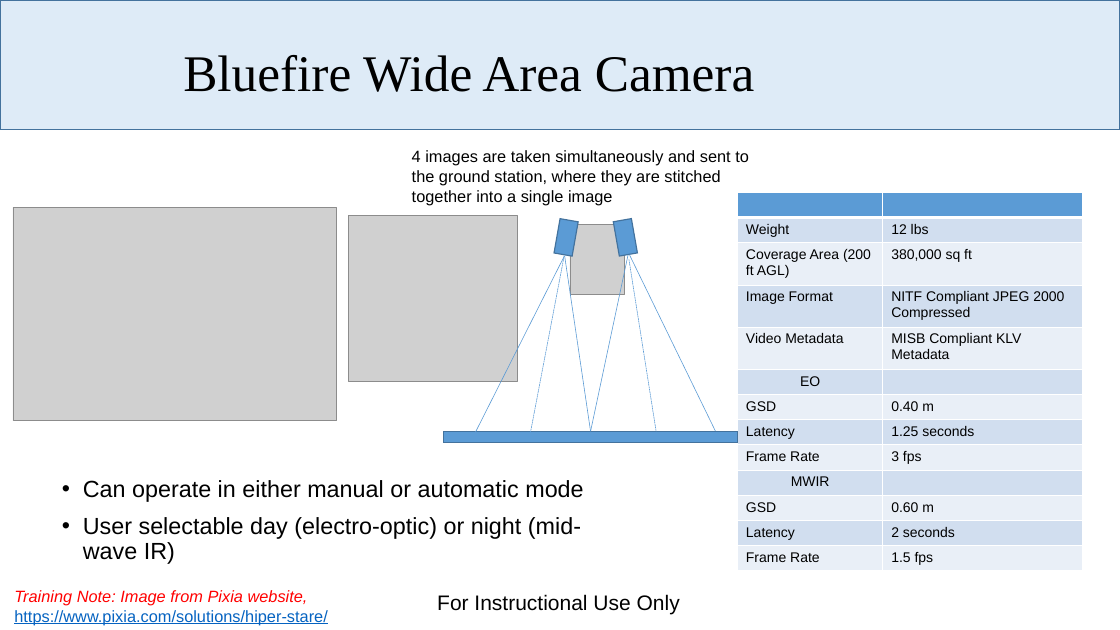
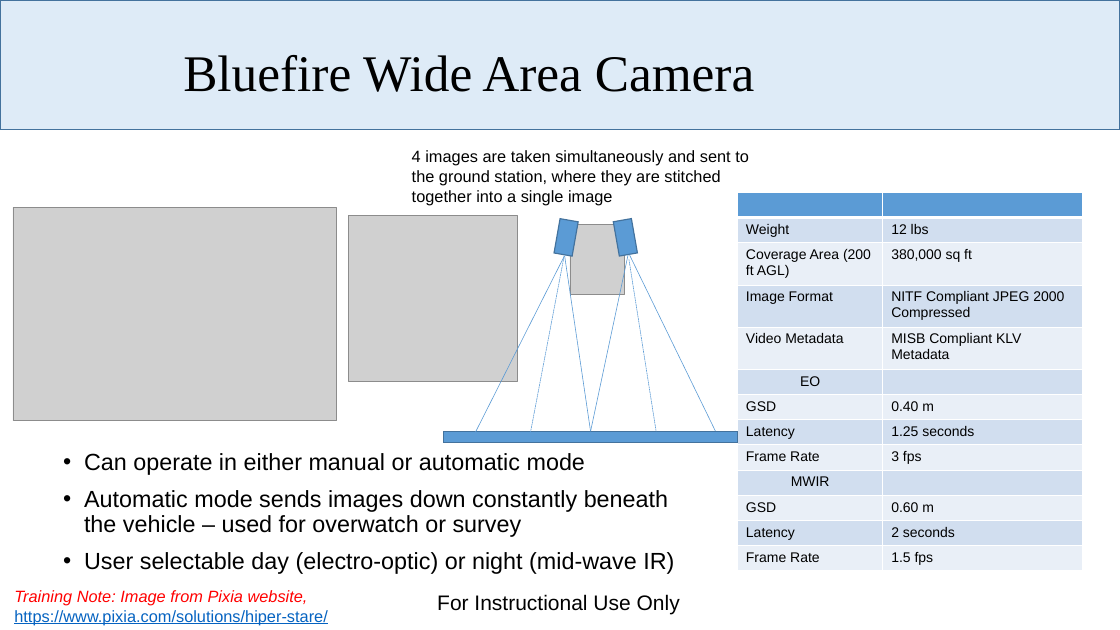
Before and after one commit to dabarrett/rqmtReviewer, a slide deck: slide 5 of Documents/Payloads Overview.pptx. Drawn at 1120x630 pixels with LibreOffice and Linux fonts; fonts in the diff are those of the drawing; grey boxes stand for pictures; background and template pictures are left out. Boxes give left, top, right and bottom in pixels: in the first picture for what was removed or moved away, otherwise in the second. Text is boxed around its words. In the diff, an @@ line names an element or a change of style, - is before the commit and + after.

```diff
--- a/Documents/Payloads Overview.pptx
+++ b/Documents/Payloads Overview.pptx
@@ text "Can operate in either manual ...": place and size @@
-text "Can operate in either manual ..." at (83,480,583,564)
+text "Can operate in either manual ..." at (84,453,674,574)
@@ text at (84,490,668,537): paragraph added @@
+• Automatic mode sends images down constantly beneath the vehicle – used for overwatch or survey
```
Also in this commit, not shown: 1 other slide changed, 4 other files.
